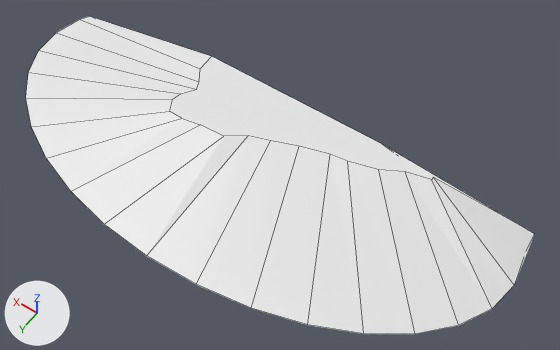
Renders of the Blender file assets/terrain/terrain_steep_hill/terrain_steep_hill_176/terrain_steep_hill_176.blend from each side of a commit.
Both versions are drawn from a camera (50 mm lens) standing at (-6.47, 7.8, 12.2) and looking at (-0.94, 0.06, 0.04). The lights are fixed; the arrows at lower left show +X, +Y and +Z. Mesh edges are drawn as thin lines.

The scene before the commit, as lines of its bpy script (objects in view):
```python
me_cylinder = bpy.data.meshes.new('Cylinder')
me_cylinder.from_pydata(...)  # 42 vertices, 23 faces; spans x -5.78..6.03, y -1.44..2.89, z -0.28..0.5
ob_terrain_steep_hill__176 = bpy.data.objects.new('terrain Steep Hill #176', me_cylinder)
ob_terrain_steep_hill__176.location = (0.0, 0.0, 0.0)
```
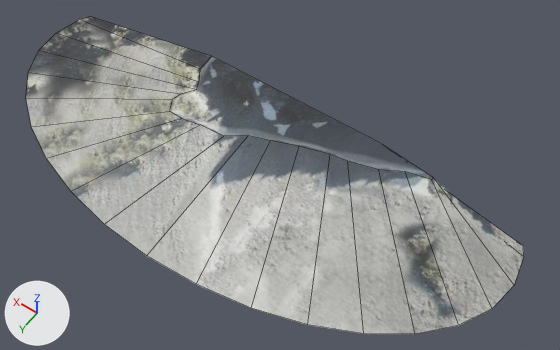
Changed parts and their boxes (x1, y1, x2, y2) in the pictures (560 x 350 px; the box of a moved part takes in the faces that stretch with it):
'terrain Steep Hill #176', recoloured, reshaped, surface changed (white to grey)
    before: (26, 16, 534, 334)
    after: (26, 16, 524, 334)
part 1 of me_cylinder, moved or reshaped
    before: (170, 57, 534, 285)
    after: (170, 57, 524, 285)
part 2 of me_cylinder, surface changed (white to grey)
    both: (26, 16, 514, 334)

The change, as a list of edits to the scene's bpy script:
```text
Add img_background_jpg:
    img_background_jpg = load_image('background.jpg', 'background.jpg', 512, 512, 'sRGB')
Add mat_material:
    mat_material = principled_material('Material')
    mat_material.texture = img_background_jpg
Change me_cylinder:
    where me_cylinder.from_pydata(...)  # 42 vertices, 23 faces; spans x -5.78..6.03, y -1.44..2.89, z -0.28..0.5
    used by ob_terrain_steep_hill__176; location = (0.0, 0.0, 0.0)
    me_cylinder part 1
    me_cylinder.vertices[20].co: (-5.67, -1.22, 0.5) -> (-2.37, -1.44, 0.5)  # pixel (534, 233) -> pixel (383, 144)
    me_cylinder part 2: texture (UV) coordinates of 23 of 23 faces, centred in x -5.17..3.89, y -1.44..1.48, z -0.28..0.5, changed; they spanned u 0.21..0.99, v 0.01..0.98 and now span u 0.0..0.81, v 0.0..1.0
    add me_cylinder.materials.append(mat_material)  # picture img_background_jpg
```
